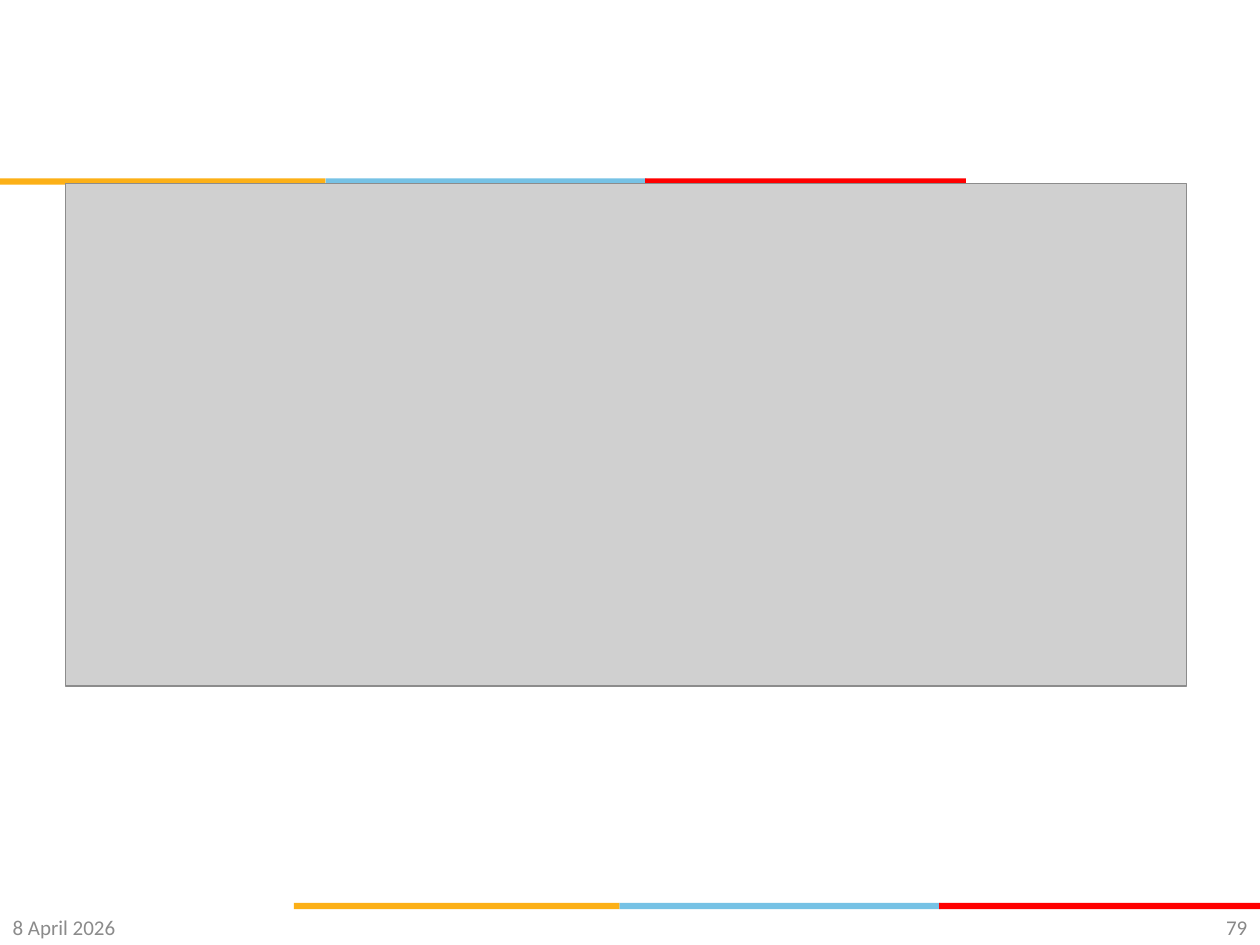
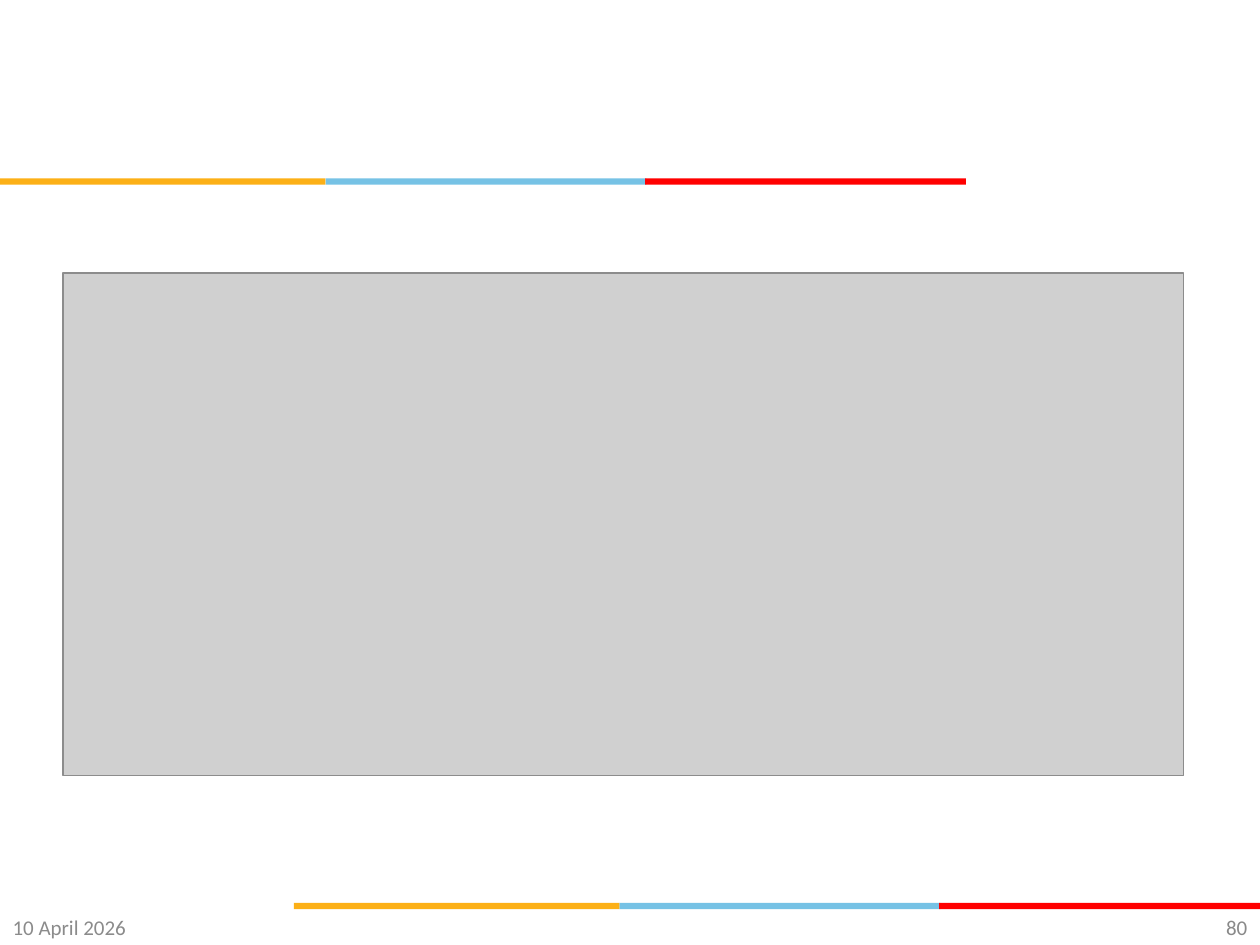
Before and after one commit to gsaurabhr-teaching/csf342-material, a slide deck: slide 80 of Lec-24-29-memory.pptx (slide 79 before the commit). Drawn at 1260x945 pixels with LibreOffice and Linux fonts; fonts in the diff are those of the drawing; grey boxes stand for pictures; background and template pictures are left out. Boxes give left, top, right and bottom in pixels: in the first picture for what was removed or moved away, otherwise in the second. Text is boxed around its words. In the diff, an @@ line names an element or a change of style, - is before the commit and + after.

```diff
--- a/Lec-24-29-memory.pptx
+++ b/Lec-24-29-memory.pptx
@@ picture: place and size @@
-picture at (66, 184, 1187, 687)
+picture at (63, 273, 1184, 776)
@@ text at (13, 920, 126, 939): text changed @@
-8 April 2026
+10 April 2026
@@ page number at (1226, 921, 1247, 935): text changed @@
-79
+80
```
Also in this commit, not shown: 69 other slides changed, 1 slide added.
